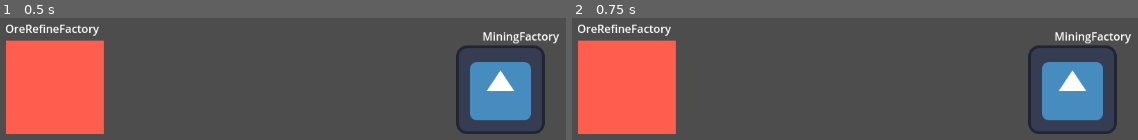
Above: before the commit, frames 1-2 (left to right).
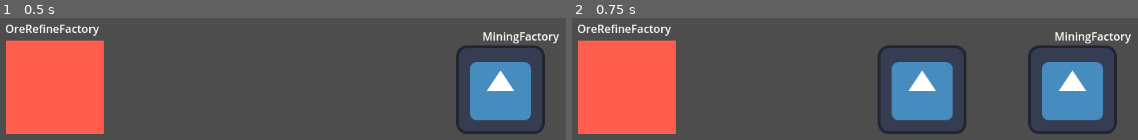
Above: after the commit, the same moments.

Repository: dethland/AFKGODOT
Game: Godot game, scene res://Tests/facility_play_ground.tscn
Same seed, same stepped clock (60 frames per second), same inputs: the game is played once before the commit and once after it. The project has no main scene, so this scene is started directly. The engine's default icon, where the game draws it, is replaced by a stand-in: a white triangle on a blue panel in a dark square.
Inputs (mouse positions are in pixels of both pictures, inside the frame that each line leads up to):
- Up to frame 1 (0.5 s): no input
- Up to frame 2 (0.75 s): tap Enter (ui_accept) at 0.5 s; move the mouse to (outside the picture) at 0.52 s; click (outside the picture) at 0.67 s

Frame 1 is identical in both runs. In frame 2, 6.7% of the frame differs, in the area x 54-70%, y 22-96%.
Error before the commit: Parse Error: Argument 1 of annotation "@export_node_path" isn't a constant expression. (res://Scripts/NaviRelated/NaviServer.gd:5)

Commit message:
Navi bug fix

Diff:
--- a/Game/Scripts/BuildingRelated/Facility.gd
+++ b/Game/Scripts/BuildingRelated/Facility.gd
@@ -1,7 +1,7 @@
 extends Node2D
 class_name Facility
 
-@onready @export var _name : String : set = set__name, get = get__name
+@export var _name : String : set = set__name, get = get__name
 @export var facility_type : facilityTypes
 enum facilityTypes {CONVERTE, STORE, GENERATE, HOUSING, TRANSPORT, EMPTY}
 
--- a/Game/Scripts/NaviRelated/NaviServer.gd
+++ b/Game/Scripts/NaviRelated/NaviServer.gd
@@ -2,7 +2,7 @@
 class_name NaviServer
 
 @onready var navi_map
-@export_node_path(NavigationRegion2D) var navi_region
+@export_node_path("NavigationRegion2D") var navi_region
 
 var path : PackedVector2Array
 
@@ -16,8 +16,7 @@
 	var region = NavigationServer2D.region_create()
 	NavigationServer2D.region_set_transform(region, Transform2D())
 	NavigationServer2D.region_set_map(region, map)
-	NavigationServer2D.region_set_navigation_polygon(region, get_node(navi_region).get_navigation_polygon()
-)
+	NavigationServer2D.region_set_navigation_polygon(region, %NavigationRegion2D.get_navigation_polygon())
 
 	await get_tree().physics_frame
 
--- a/Game/Tests/facility_play_ground.tscn
+++ b/Game/Tests/facility_play_ground.tscn
@@ -12,8 +12,8 @@
 
 [sub_resource type="NavigationPolygon" id="NavigationPolygon_m5msy"]
 vertices = PackedVector2Array(79, 46, 69, -27, 1044, -10, 1045, 220, 78, 222)
-polygons = [PackedInt32Array(0, 1, 2, 3), PackedInt32Array(0, 3, 4)]
-outlines = [PackedVector2Array(79, 46, 78, 222, 1045, 220, 1044, -10, 69, -27)]
+polygons = Array[PackedInt32Array]([PackedInt32Array(0, 1, 2, 3), PackedInt32Array(0, 3, 4)])
+outlines = Array[PackedVector2Array]([PackedVector2Array(79, 46, 78, 222, 1045, 220, 1044, -10, 69, -27)])
 
 [node name="FacilityPlayGround" type="Node2D"]
 
@@ -34,12 +34,14 @@
 
 [node name="NaviServer" type="Node2D" parent="."]
 script = ExtResource("4_vmu76")
-navi_region = NodePath("../NavigationRegion2D")
+navi_region = NodePath("NavigationRegion2D")
+
+[node name="NavigationRegion2D" type="NavigationRegion2D" parent="NaviServer"]
+unique_name_in_owner = true
+navigation_polygon = SubResource("NavigationPolygon_m5msy")
 
 [node name="HumanResource" type="Node" parent="."]
 script = ExtResource("4_a7dqf")
 
-[node name="NavigationRegion2D" type="NavigationRegion2D" parent="."]
-navigation_polygon = SubResource("NavigationPolygon_m5msy")
-
 [node name="Colonists" type="Node2D" parent="."]
+unique_name_in_owner = true
--- a/Game/Tests/navigation_play_ground.tscn
+++ b/Game/Tests/navigation_play_ground.tscn
@@ -56,8 +56,8 @@
 
 [sub_resource type="NavigationPolygon" id="NavigationPolygon_g7kvi"]
 vertices = PackedVector2Array(281, 98, 316, 1, 311, 309, 241, 203, 247, 137, 204, 65, 182, 111, 162, 62, 1, 304, 181, 225, 218, 30, 1, 3, 112, 173, 73, 65, 50, 116)
-polygons = [PackedInt32Array(0, 1, 2), PackedInt32Array(0, 2, 3, 4), PackedInt32Array(5, 4, 3, 6, 7), PackedInt32Array(3, 2, 8, 9), PackedInt32Array(1, 0, 10), PackedInt32Array(11, 1, 10), PackedInt32Array(12, 7, 6, 9), PackedInt32Array(12, 9, 8), PackedInt32Array(11, 10, 5, 7), PackedInt32Array(11, 7, 13), PackedInt32Array(14, 12, 8), PackedInt32Array(14, 8, 11), PackedInt32Array(11, 13, 14)]
-outlines = [PackedVector2Array(73, 65, 50, 116, 112, 173, 162, 62), PackedVector2Array(1, 3, 1, 304, 311, 309, 316, 1), PackedVector2Array(182, 111, 181, 225, 241, 203), PackedVector2Array(218, 30, 204, 65, 247, 137, 281, 98)]
+polygons = Array[PackedInt32Array]([PackedInt32Array(0, 1, 2), PackedInt32Array(0, 2, 3, 4), PackedInt32Array(5, 4, 3, 6, 7), PackedInt32Array(3, 2, 8, 9), PackedInt32Array(1, 0, 10), PackedInt32Array(11, 1, 10), PackedInt32Array(12, 7, 6, 9), PackedInt32Array(12, 9, 8), PackedInt32Array(11, 10, 5, 7), PackedInt32Array(11, 7, 13), PackedInt32Array(14, 12, 8), PackedInt32Array(14, 8, 11), PackedInt32Array(11, 13, 14)])
+outlines = Array[PackedVector2Array]([PackedVector2Array(73, 65, 50, 116, 112, 173, 162, 62), PackedVector2Array(1, 3, 1, 304, 311, 309, 316, 1), PackedVector2Array(182, 111, 181, 225, 241, 203), PackedVector2Array(218, 30, 204, 65, 247, 137, 281, 98)])
 
 [node name="NavigationPlayGround" type="Node2D"]
 script = SubResource("GDScript_ur7nd")
